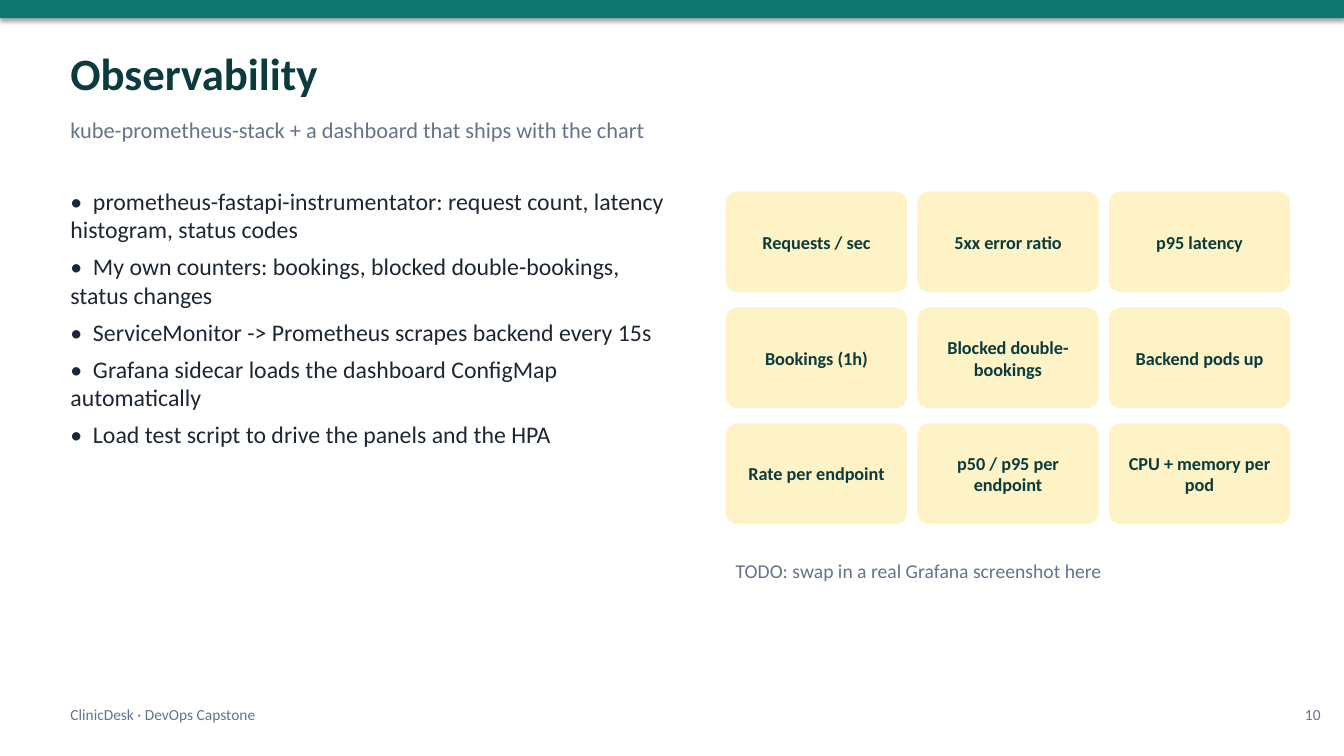
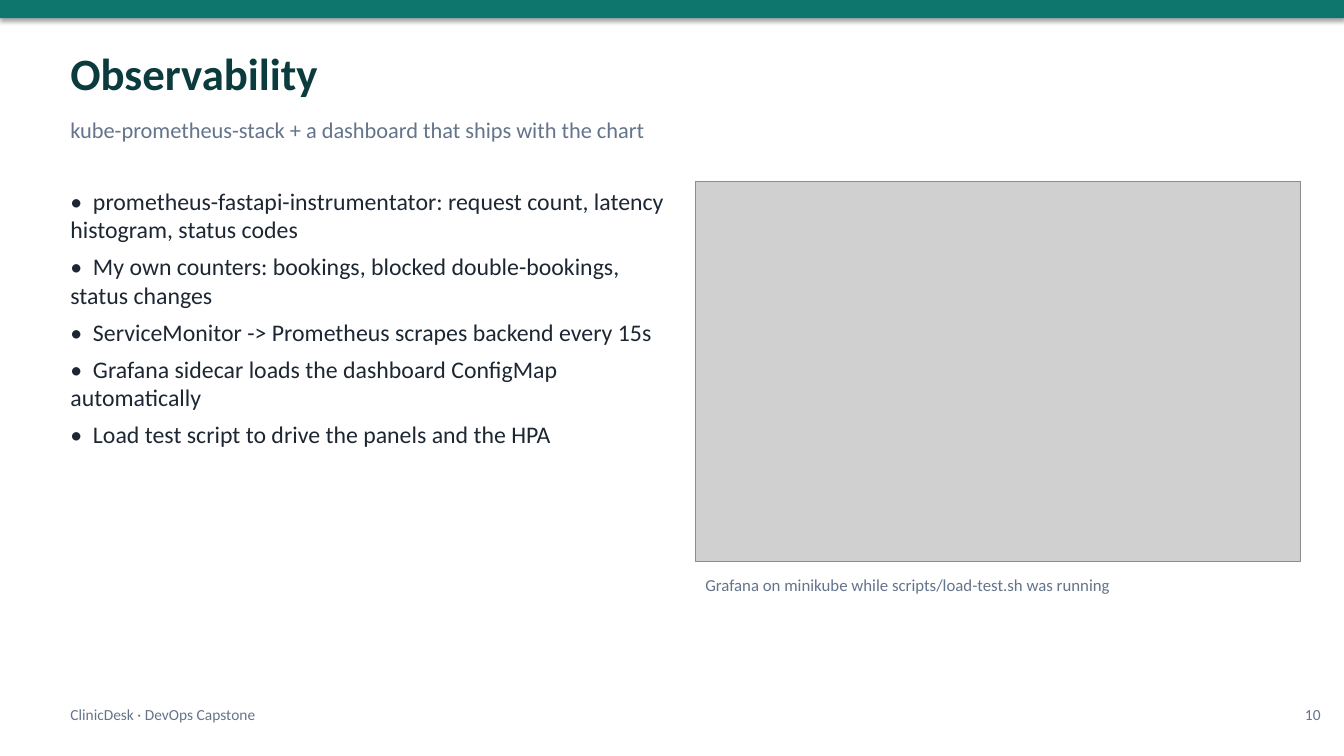
Before and after one commit to RJSIN147/DevopsCapstoneProject, a slide deck: slide 10 of demo/ClinicDesk-Capstone.pptx. Drawn at 1344x756 pixels with LibreOffice and Linux fonts; fonts in the diff are those of the drawing; grey boxes stand for pictures. Boxes give left, top, right and bottom in pixels: in the first picture for what was removed or moved away, otherwise in the second. Text is boxed around its words. In the diff, an @@ line names an element or a change of style, - is before the commit and + after.

Commit message:
Use the real Grafana dashboard screenshot on the observability slide

```diff
--- a/demo/ClinicDesk-Capstone.pptx
+++ b/demo/ClinicDesk-Capstone.pptx
@@ picture added at <box>696,181,1301,562</box> @@
@@ rounded rectangle removed at <box>726,192,907,292</box> @@
-Requests / sec
@@ rounded rectangle removed at <box>918,192,1099,292</box> @@
-5xx error ratio
@@ rounded rectangle removed at <box>1109,192,1291,292</box> @@
-p95 latency
@@ rounded rectangle removed at <box>726,308,907,408</box> @@
-Bookings (1h)
@@ rounded rectangle removed at <box>918,308,1099,408</box> @@
-Blocked double-bookings
@@ rounded rectangle removed at <box>1109,308,1291,408</box> @@
-Backend pods up
@@ rounded rectangle removed at <box>726,423,907,524</box> @@
-Rate per endpoint
@@ rounded rectangle removed at <box>918,423,1099,524</box> @@
-p50 / p95 per endpoint
@@ rounded rectangle removed at <box>1109,423,1291,524</box> @@
-CPU + memory per pod
@@ text removed at <box>736,564,1101,581</box> @@
-TODO: swap in a real Grafana screenshot here
@@ text added at <box>705,579,1110,594</box>, 12 pt, text #64748B @@
+Grafana on minikube while scripts/load-test.sh was running
```
Also in this commit, not shown: 1 other file.
